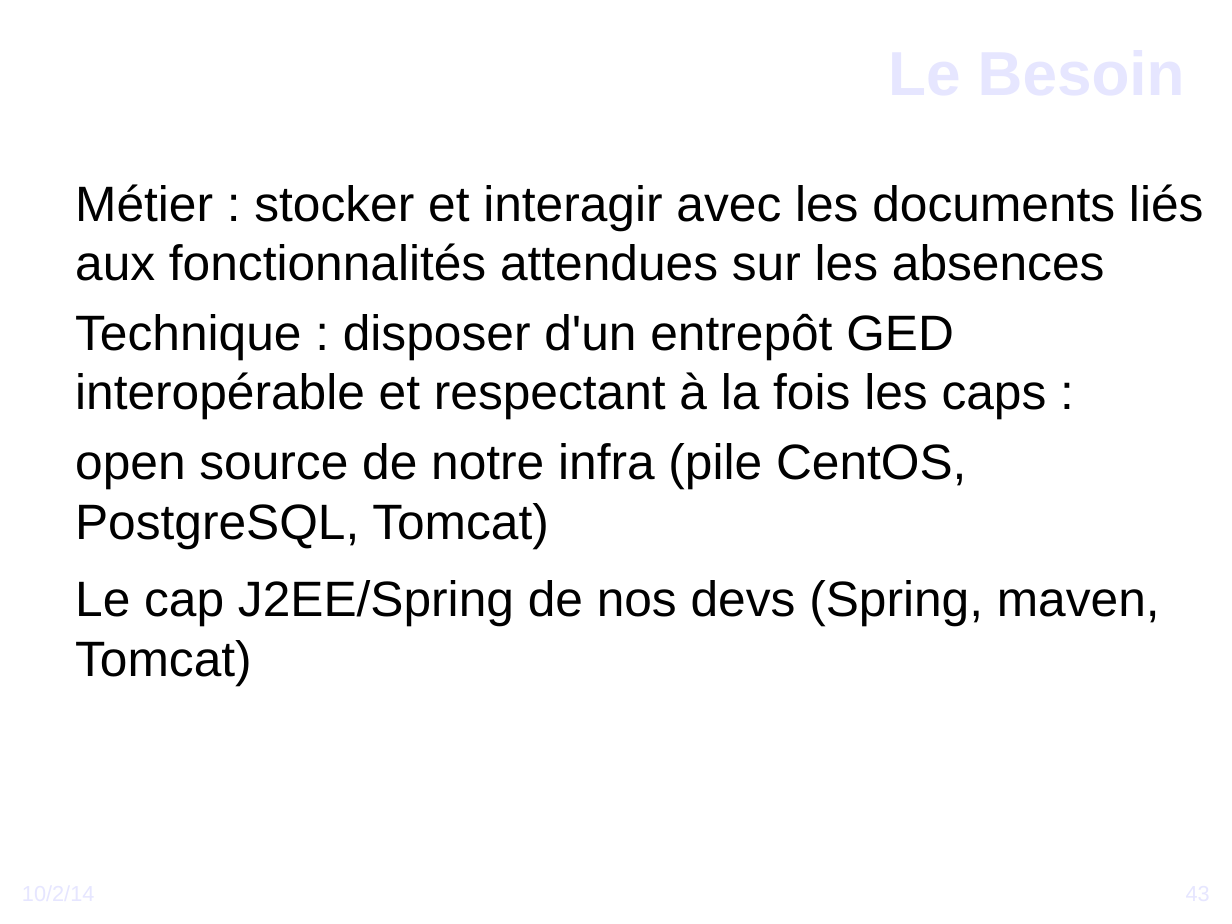
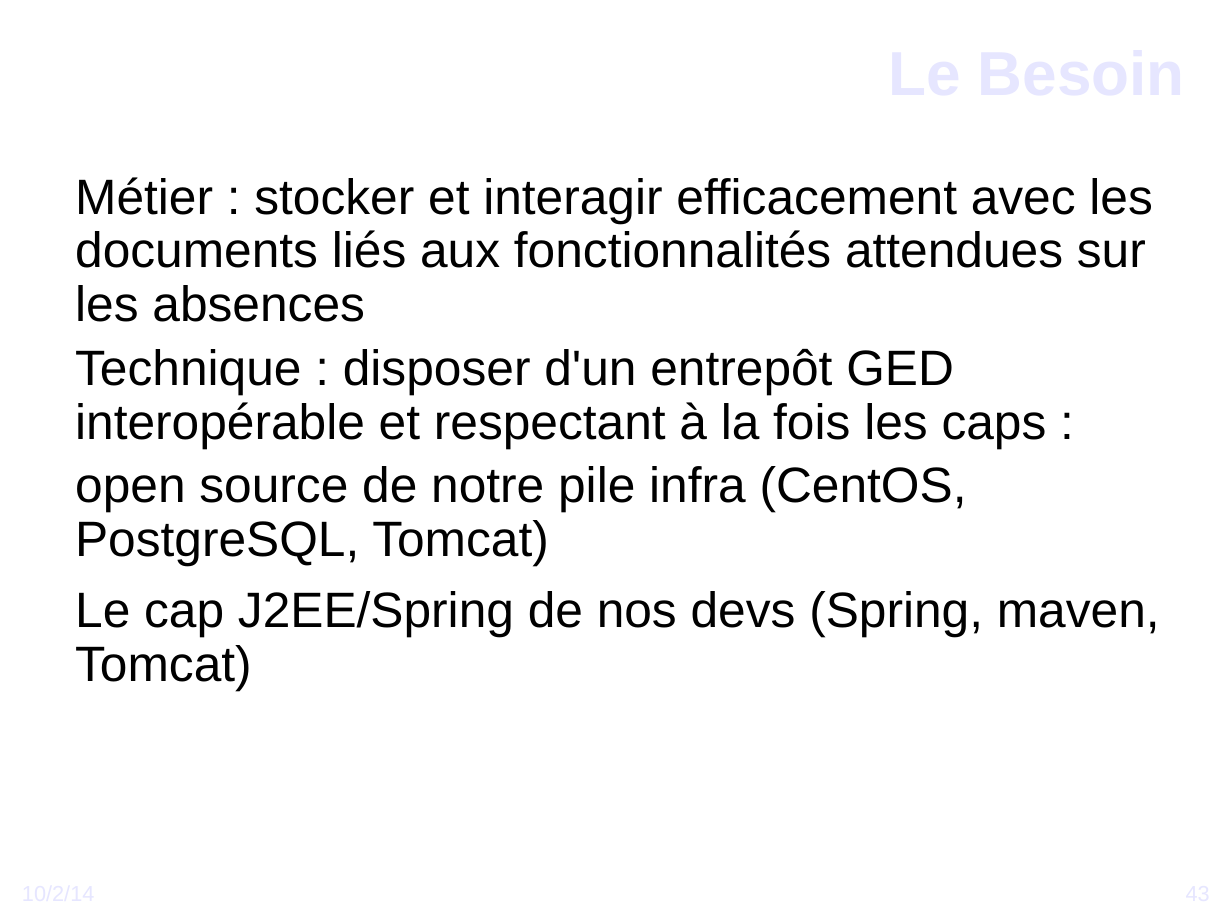
Before and after one commit to DSI-Ville-Noumea/sirh-kiosque-j2ee-old, a slide deck: slide 43 of src/site/resources/Vers_un_Kiosque_RH_J2EE.odp. Drawn at 1232x924 pixels with LibreOffice and Linux fonts; fonts in the diff are those of the drawing; background and template pictures are left out. Boxes give left, top, right and bottom in pixels: in the first picture for what was removed or moved away, otherwise in the second. Text is boxed around its words. In the diff, an @@ line names an element or a change of style, - is before the commit and + after.

```diff
--- a/src/site/resources/Vers_un_Kiosque_RH_J2EE.odp
+++ b/src/site/resources/Vers_un_Kiosque_RH_J2EE.odp
@@ text at <box>75,177,1152,322</box>: text changed @@
-● Métier : stocker et interagir avec les documents liés aux fonctionnalités attendues sur les absences
+● Métier : stocker et interagir efficacement avec les documents liés aux fonctionnalités attendues sur les absences
@@ text at <box>75,348,1160,690</box>: line spacing 1 to 0.9 @@
@@ text at <box>75,466,967,565</box>: text changed @@
-  ● open source de notre infra (pile CentOS, PostgreSQL, Tomcat)
+  ● open source de notre pile infra (CentOS, PostgreSQL, Tomcat)
```
Also in this commit, not shown: 1 other slide changed, 8 slides added.
